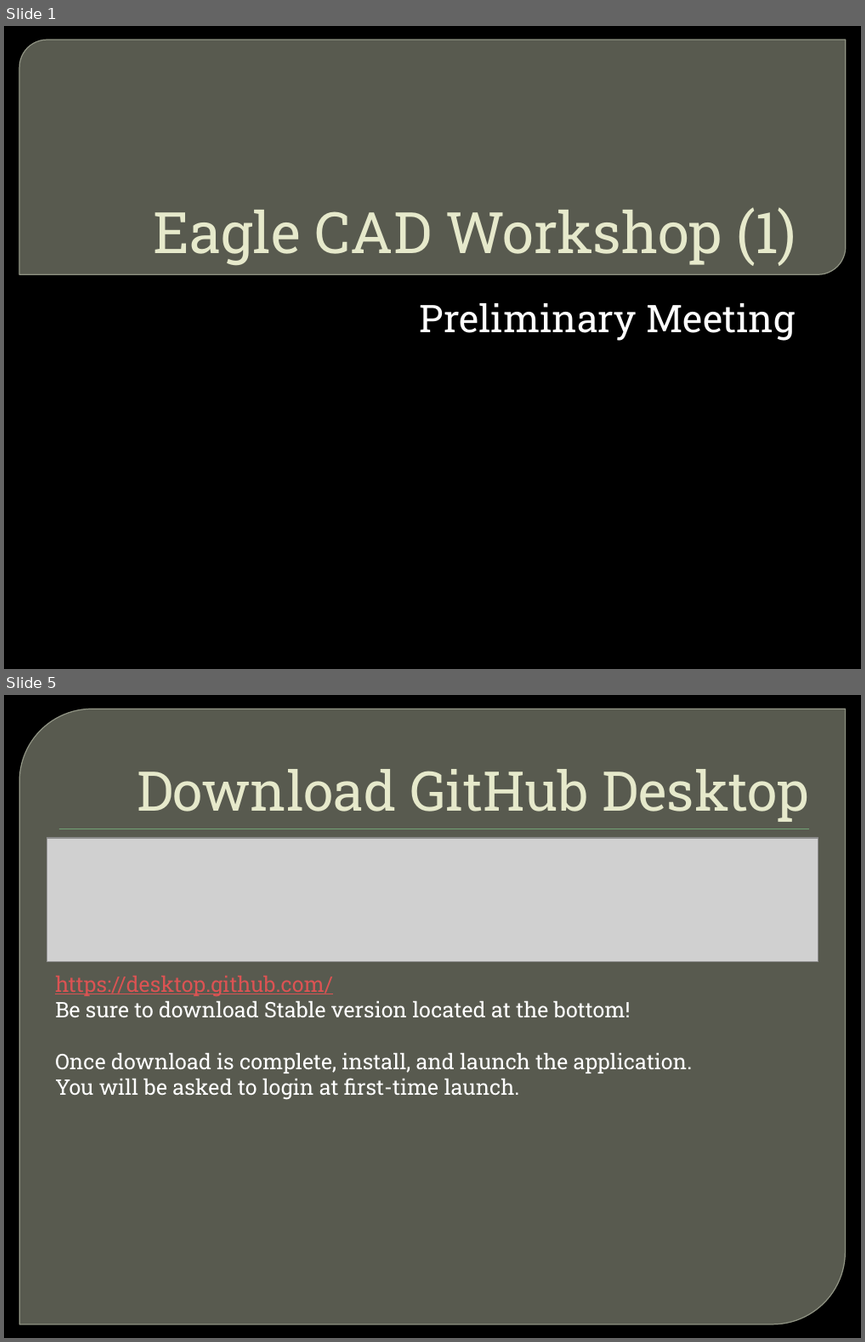
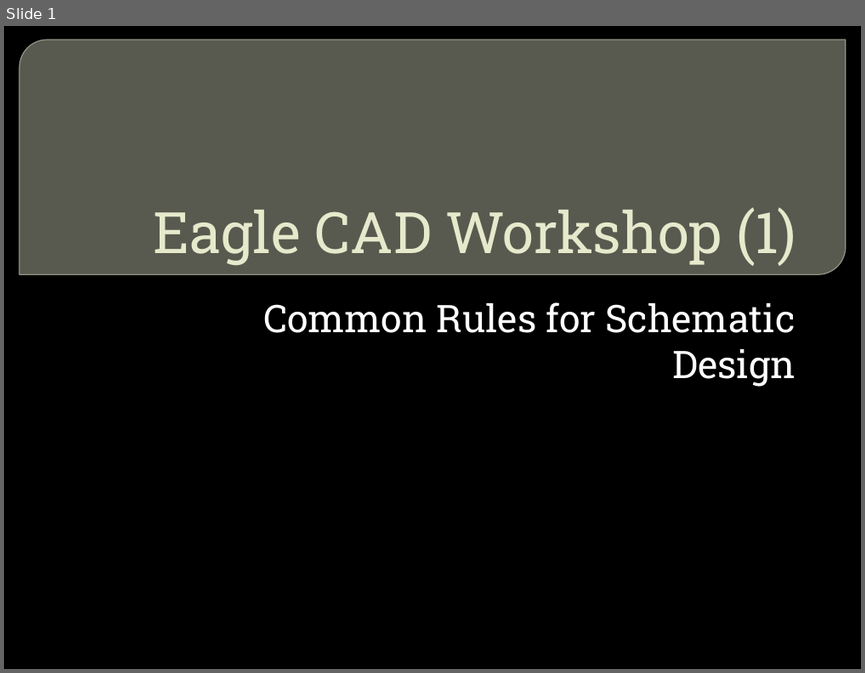
Before and after one commit to CSPon/Workshop_Materials, a slide deck: Workshop_Slides/Eagle CAD/Eagle CAD Workshop (1).pptx. Shown one above the other, each under a label of ours: slides 1 and 5 before the commit, slide 1 after it; the slides between them are not shown. The pictures are 865x1342 and 865x673 pixels, drawn with LibreOffice and Linux fonts; fonts in the diff are those of the drawing; grey boxes stand for pictures; background and template pictures are left out. Boxes give left, top, right and bottom in pixels: in the first picture for what was removed or moved away, otherwise in the second. Text is boxed around its words. In the diff, an @@ line names an element or a change of style, - is before the commit and + after.

```diff
--- a/Workshop_Slides/Eagle CAD/Eagle CAD Workshop (1).pptx
+++ b/Workshop_Slides/Eagle CAD/Eagle CAD Workshop (1).pptx
@@ slide 5 removed at [4,695,861,1338], background picture (left out) @@
@@ round diag rect removed at [19,709,846,1324] @@
@@ title removed at [137,769,809,822] @@
-Download GitHub Desktop
@@ picture removed at [46,838,818,962] @@
@@ rectangle removed at [59,828,809,829] @@
@@ text removed at [55,975,692,1100] @@
-https://desktop.github.com/
-Be sure to download Stable version located at the bottom!
-Once download is complete, install, and launch the application.
-You will be asked to login at first-time launch.
@@ slide 1 changed as well @@
@@ subtitle at [263,302,795,386]: text changed @@
-Preliminary Meeting
+Common Rules for Schematic Design
```
Also in this commit, not shown: 4 other slides changed, 7 slides added, 13 other slides removed, 3 other files.
